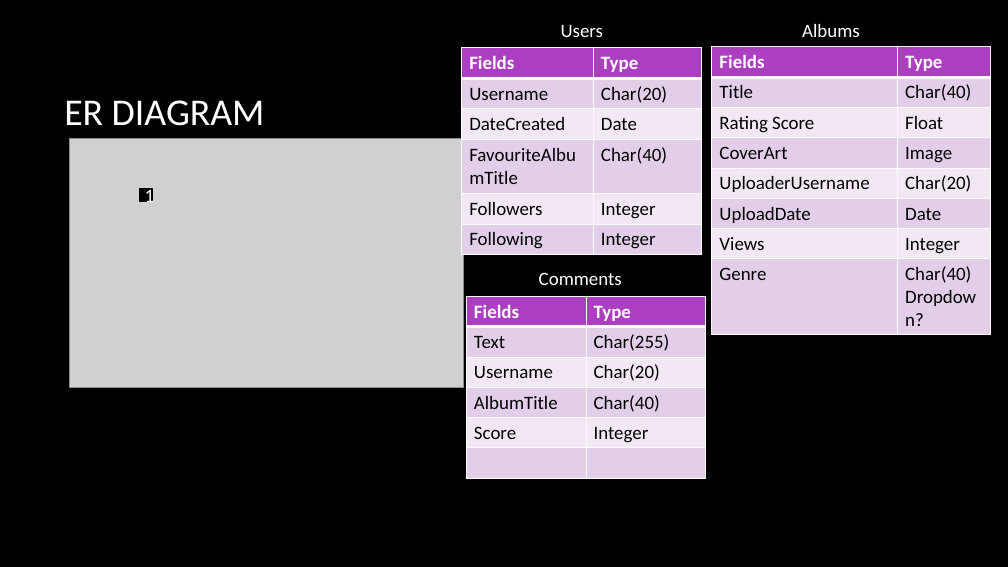
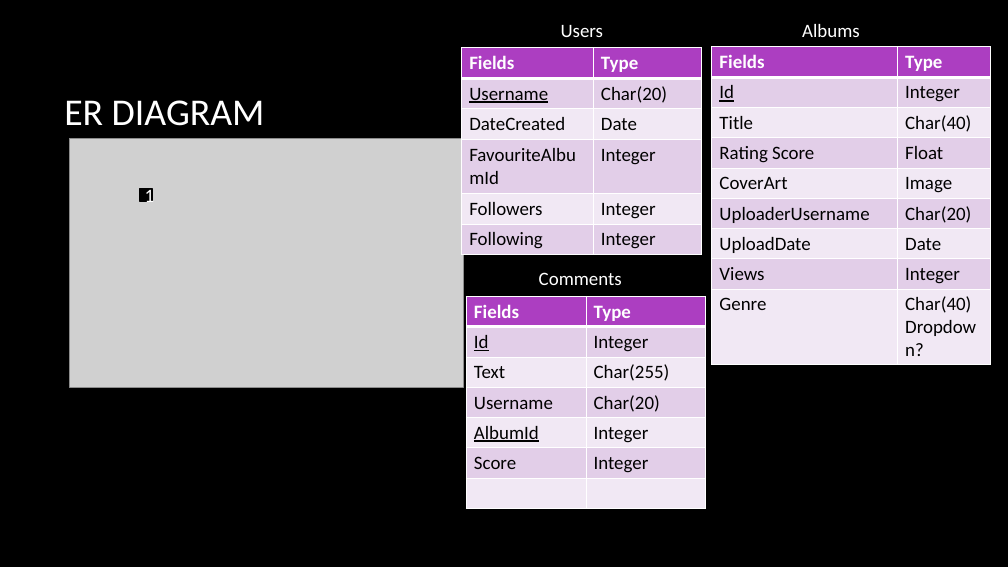
Before and after one commit to MalachyMcGinnity/WAD2GroupProject, a slide deck: slide 12 of WAD2 Group Project Design Spec.pptx. Drawn at 1008x567 pixels with LibreOffice and Linux fonts; fonts in the diff are those of the drawing; grey boxes stand for pictures; background and template pictures are left out. Boxes give left, top, right and bottom in pixels: in the first picture for what was removed or moved away, otherwise in the second. Text is boxed around its words. In the diff, an @@ line names an element or a change of style, - is before the commit and + after.

Commit message:
Minor

```diff
--- a/WAD2 Group Project Design Spec.pptx
+++ b/WAD2 Group Project Design Spec.pptx
@@ table at box(462, 48, 701, 253) @@
-row 4, column 1: FavouriteAlbumTitle
+row 4, column 1: FavouriteAlbumId
-row 4, column 2: Char(40)
+row 4, column 2: Integer
@@ underline on in "Username" @@
@@ table at box(712, 47, 991, 364) @@
+row 2: Id | Integer
@@ table at box(467, 296, 706, 508) @@
+row 2: Id | Integer
-row 5, column 1: AlbumTitle
+row 5, column 1: AlbumId
-row 5, column 2: Char(40)
+row 5, column 2: Integer
```
Also in this commit, not shown: 1 other slide changed.
